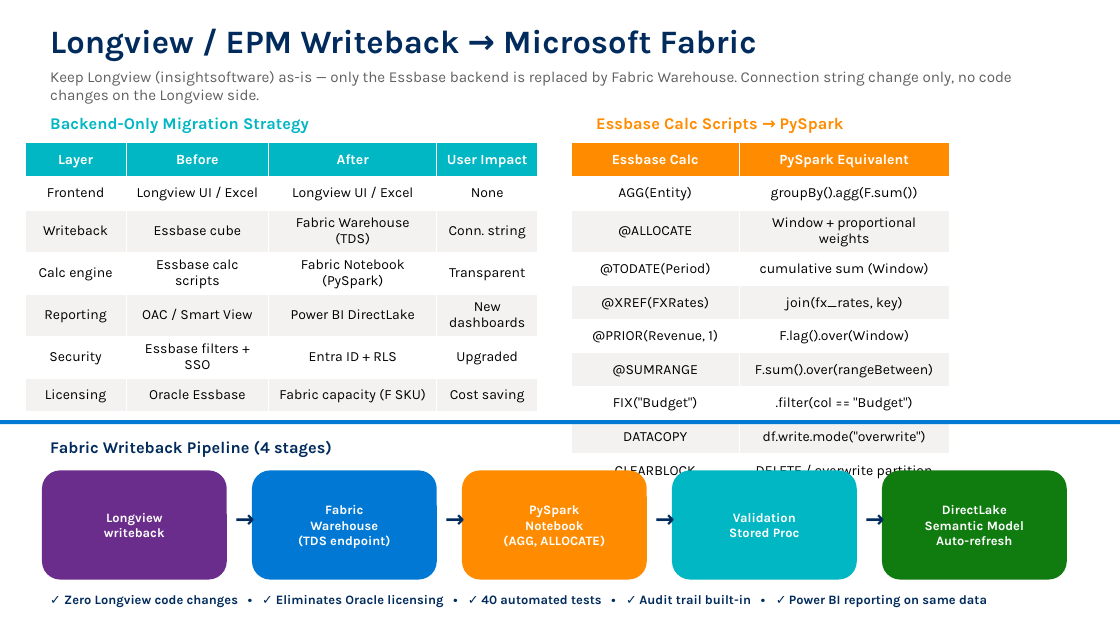
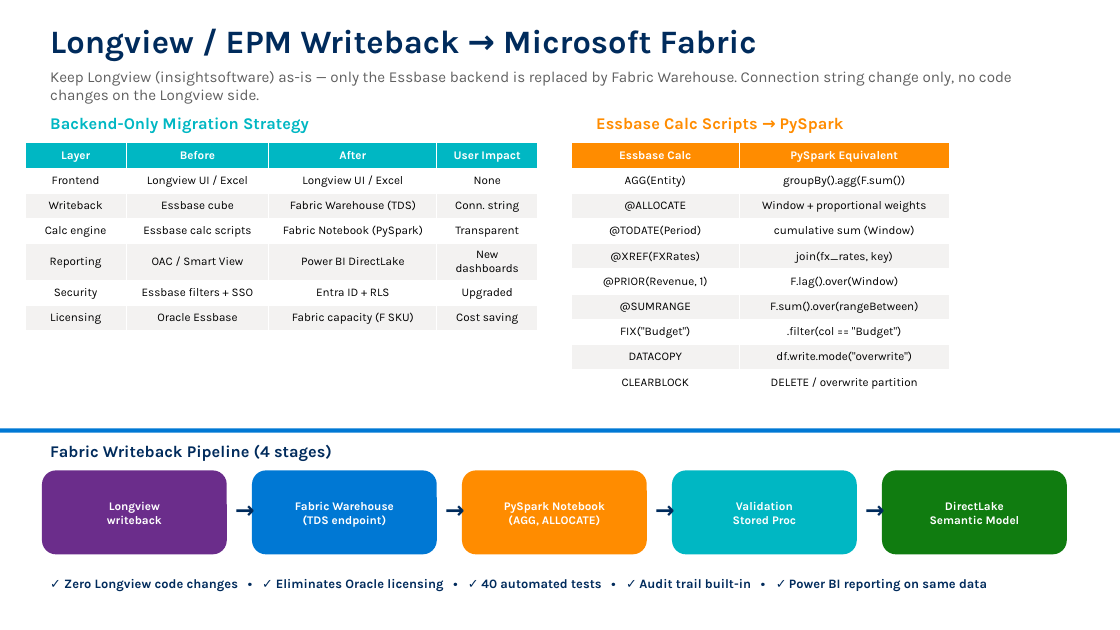
Before and after one commit to cyphou/OACToFabric, a slide deck: slide 6 of output/OAC_to_Fabric_Business_Deck.pptx. Drawn at 1120x630 pixels with LibreOffice and Linux fonts; fonts in the diff are those of the drawing. Boxes give left, top, right and bottom in pixels: in the first picture for what was removed or moved away, otherwise in the second. Text is boxed around its words. In the diff, an @@ line names an element or a change of style, - is before the commit and + after.

Commit message:
chore: regenerate business deck with fixed table layouts

```diff
--- a/output/OAC_to_Fabric_Business_Deck.pptx
+++ b/output/OAC_to_Fabric_Business_Deck.pptx
@@ table at <box>25,143,538,328</box> @@
@@ size 12 to 10 pt @@
@@ table at <box>571,143,949,395</box> @@
@@ size 12 to 10 pt @@
@@ rectangle: place and size @@
-rectangle at <box>0,420,1120,424</box>
+rectangle at <box>0,429,1120,433</box>
@@ text "Fabric Writeback Pipeline (4 stages)": place and size @@
-text "Fabric Writeback Pipeline (4 stages)" at <box>50,441,332,457</box>
+text "Fabric Writeback Pipeline (4 stages)" at <box>50,445,332,461</box>
@@ rounded rectangle "Longview writeback": place and size @@
-rounded rectangle "Longview writeback" at <box>42,471,227,580</box>
+rounded rectangle "Longview writeback" at <box>42,471,227,555</box>
@@ rounded rectangle "Fabric Warehouse (TDS endpoint)": place and size @@
-rounded rectangle "Fabric Warehouse (TDS endpoint)" at <box>252,471,437,580</box>
+rounded rectangle "Fabric Warehouse (TDS endpoint)" at <box>252,471,437,555</box>
@@ rounded rectangle "PySpark Notebook (AGG, ALLOCATE)": place and size @@
-rounded rectangle "PySpark Notebook (AGG, ALLOCATE)" at <box>462,471,647,580</box>
+rounded rectangle "PySpark Notebook (AGG, ALLOCATE)" at <box>462,471,647,555</box>
@@ size 11 to 10 pt in 4 elements at <box>42,471,227,555</box>, <box>252,471,437,555</box>, <box>462,471,647,555</box>, <box>672,471,857,555</box> @@
@@ rounded rectangle "Validation Stored Proc": place and size @@
-rounded rectangle "Validation Stored Proc" at <box>672,471,857,580</box>
+rounded rectangle "Validation Stored Proc" at <box>672,471,857,555</box>
@@ rounded rectangle "DirectLake Semantic Model": place and size @@
-rounded rectangle "DirectLake Semantic Model" at <box>882,471,1067,580</box>
+rounded rectangle "DirectLake Semantic Model" at <box>882,471,1067,555</box>
@@ 4 texts: place and size @@
-4 texts at <box>227,500,882,534</box>
+4 texts at <box>227,492,882,525</box>
@@ text in rounded rectangle at <box>930,501,1020,524</box>: text changed; size 11 to 10 pt @@
-DirectLake
-Semantic Model
-Auto-refresh
+DirectLake
+Semantic Model
@@ text "✓ Zero Longview code changes ...": place and size @@
-text "✓ Zero Longview code changes ..." at <box>64,595,987,608</box>
+text "✓ Zero Longview code changes ..." at <box>64,579,987,592</box>
```
Also in this commit, not shown: 2 other slides changed.
